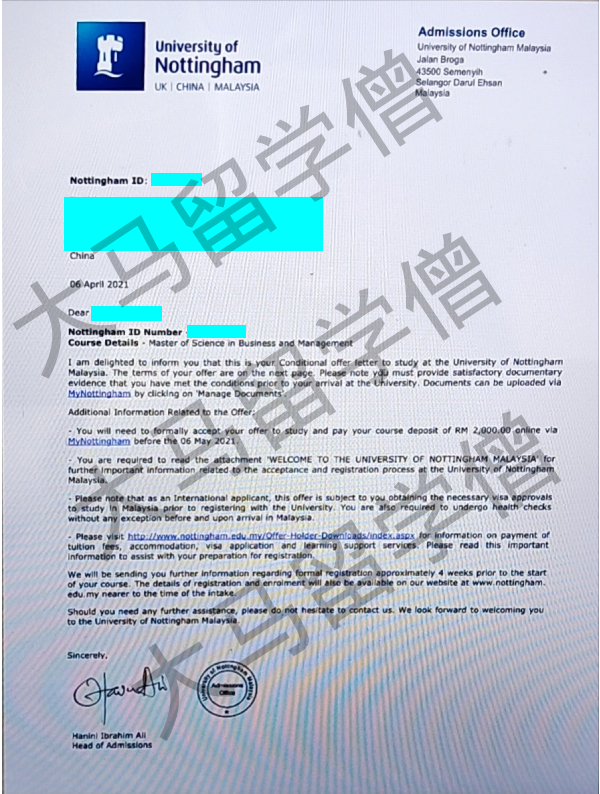
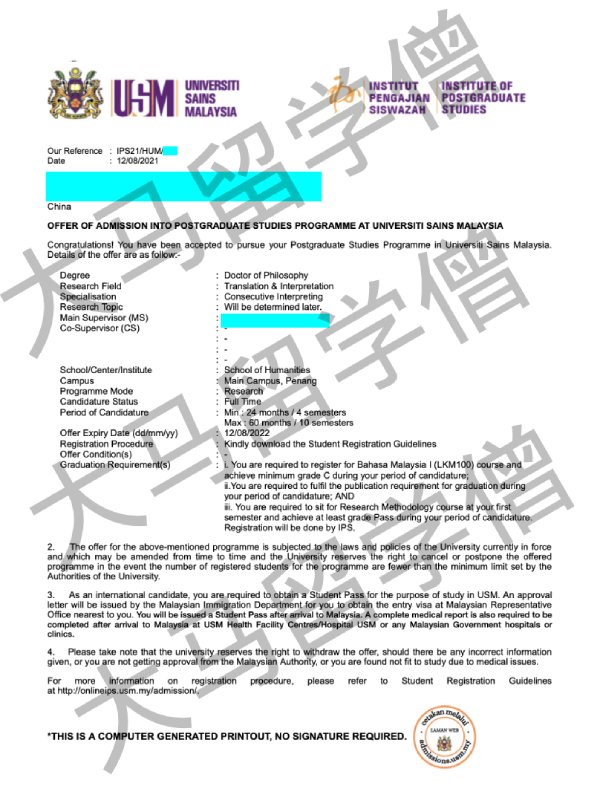
Layers edited between the first and the second 600px x 794px image:
hid "大马留学僧 copy 2" over [130, 411, 562, 741]
hid "大马留学僧 copy" over [71, 232, 502, 562]
hid "大马留学僧" over [12, 49, 443, 379]
renamed "nottingham-master" to "7-usm-ma hui", moved it above "Shape 4", painted on it over [0, 0, 599, 794]
